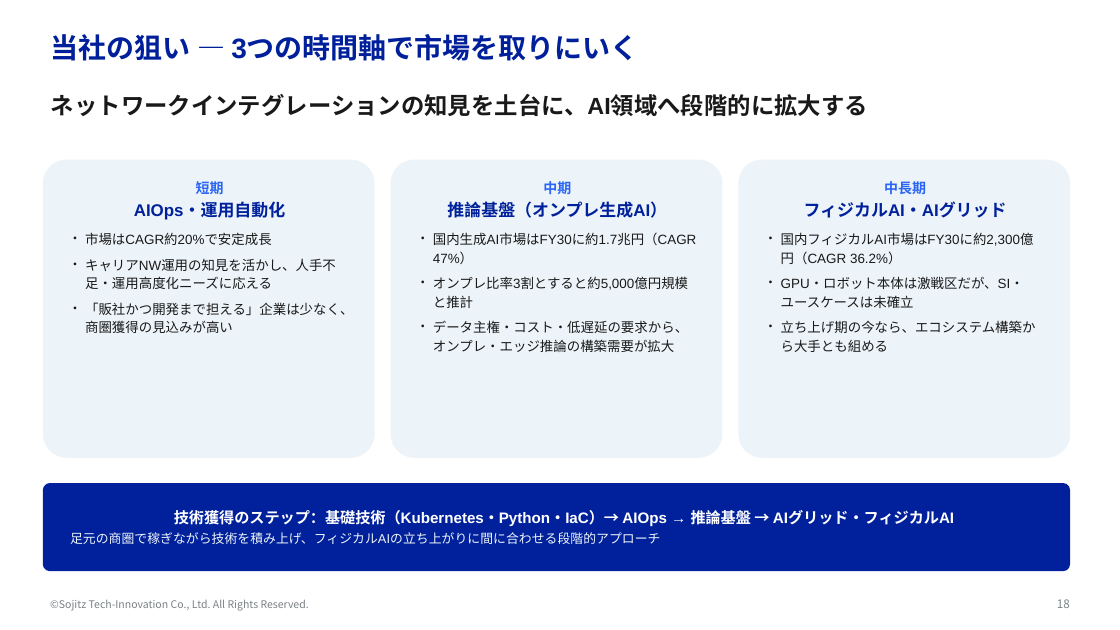
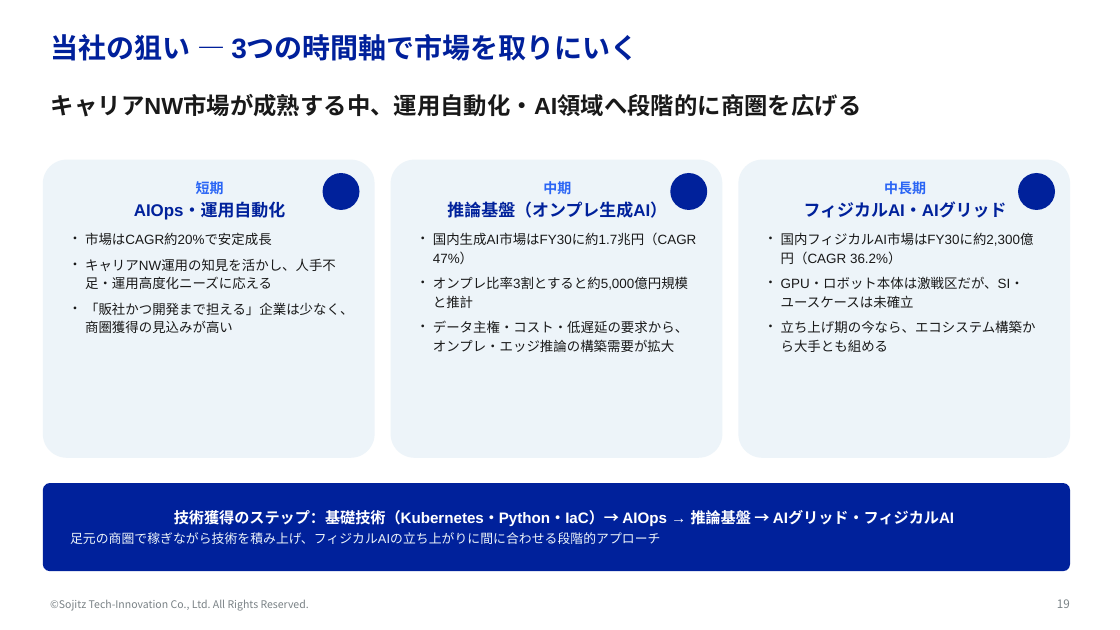
Before and after one commit to yktashiro2/aap, a slide deck: slide 19 of docs/フィジカルAI勉強会.pptx (slide 18 before the commit). Drawn at 1120x630 pixels with LibreOffice and Linux fonts; fonts in the diff are those of the drawing; background and template pictures are left out. Boxes give left, top, right and bottom in pixels: in the first picture for what was removed or moved away, otherwise in the second. Text is boxed around its words. In the diff, an @@ line names an element or a change of style, - is before the commit and + after.

```diff
--- a/docs/フィジカルAI勉強会.pptx
+++ b/docs/フィジカルAI勉強会.pptx
@@ text at (x1=51, y1=94, x2=861, y2=117): text changed @@
-ネットワークインテグレーションの知見を土台に、AI領域へ段階的に拡大する
+キャリアNW市場が成熟する中、運用自動化・AI領域へ段階的に商圏を広げる
@@ ellipse added at (x1=323, y1=173, x2=360, y2=210), fill #00219B @@
@@ ellipse added at (x1=670, y1=173, x2=707, y2=210), fill #00219B @@
@@ ellipse added at (x1=1018, y1=173, x2=1055, y2=210), fill #00219B @@
@@ page number at (x1=1057, y1=599, x2=1070, y2=608): text changed @@
-18
+19
```
Also in this commit, not shown: 13 other slides changed, 2 slides added.
